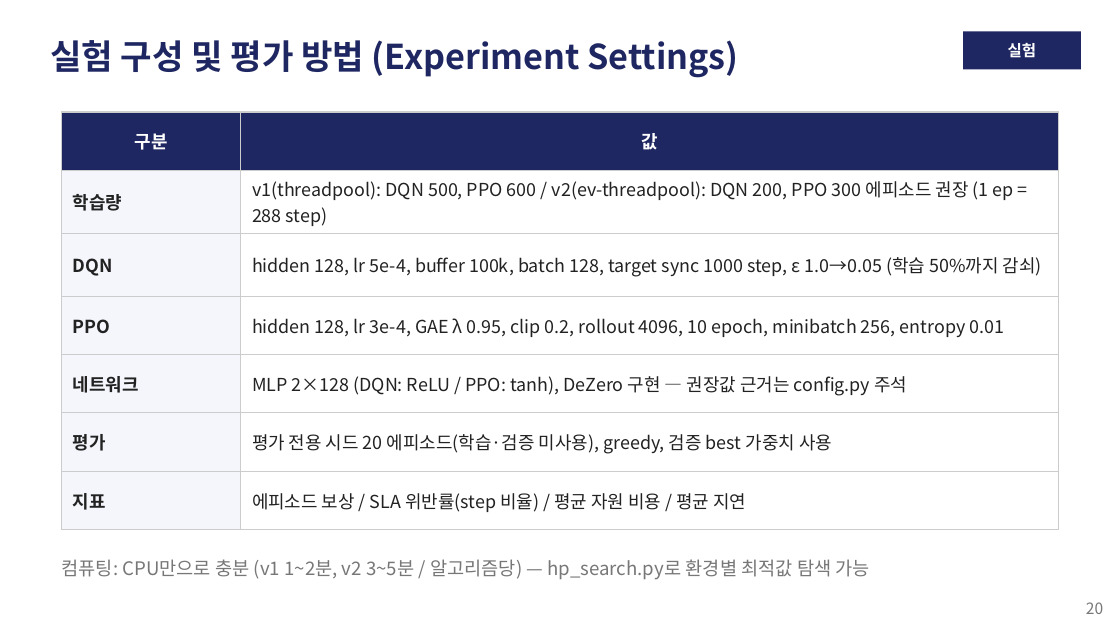
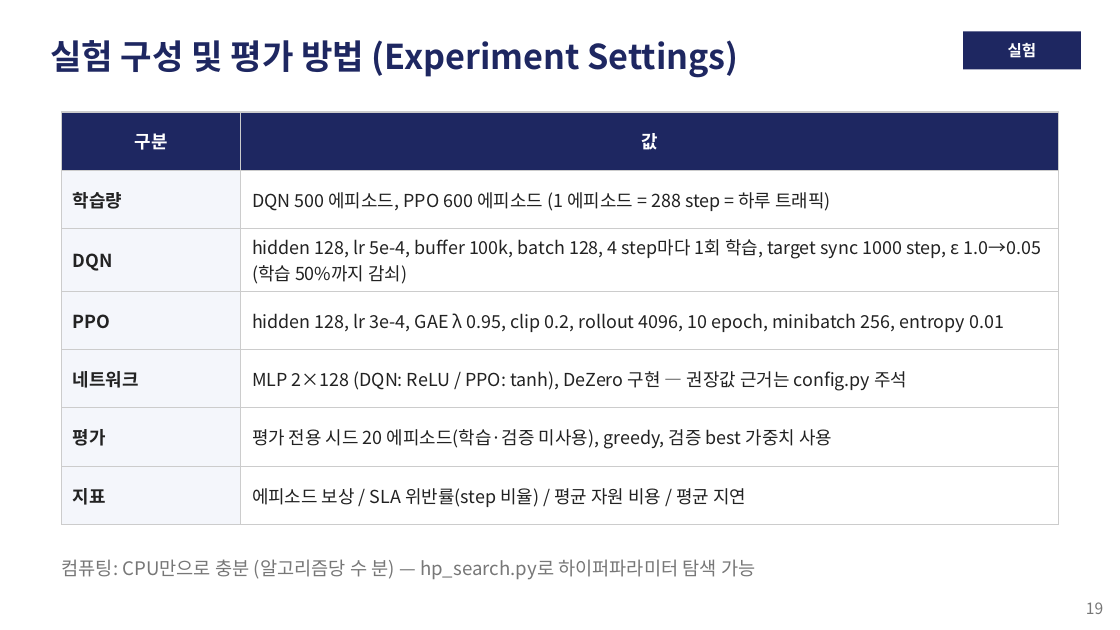
Before and after one commit to zzangdol1029/reinforce, a slide deck: slide 19 of autoscaling-rl/autoscaling_rl_발표.pptx (slide 20 before the commit). Drawn at 1120x630 pixels with LibreOffice and Linux fonts; fonts in the diff are those of the drawing. Boxes give left, top, right and bottom in pixels: in the first picture for what was removed or moved away, otherwise in the second. Text is boxed around its words. In the diff, an @@ line names an element or a change of style, - is before the commit and + after.

Commit message:
Refactor training loop in DQN agent to implement batch learning frequency; update presentation materials and results analysis
- Adjusted DQN training to perform learning every 4 steps for improved efficiency.
- Updated presentation slides with refined content and new results from the ev-threadpool environment.
- Added new result files for DQN and PPO algorithms, including learning curves and behavior comparisons.
- Revised summary CSV files to reflect updated performance metrics for different policies.
- Enhanced clarity in presentation text and structure for better audience understanding.

```diff
--- a/autoscaling-rl/autoscaling_rl_발표.pptx
+++ b/autoscaling-rl/autoscaling_rl_발표.pptx
@@ table at (62,112,1058,511) @@
-row 2, column 2: v1(threadpool): DQN 500, PPO 600 / v2(ev-threadpool): DQN 200, PPO 300 에피소드 권장 (1 ep = 288 step)
+row 2, column 2: DQN 500 에피소드, PPO 600 에피소드 (1 에피소드 = 288 step = 하루 트래픽)
-row 3, column 2: hidden 128, lr 5e-4, buffer 100k, batch 128, target sync 1000 step, ε 1.0→0.05 (학습 50%까지 감쇠)
+row 3, column 2: hidden 128, lr 5e-4, buffer 100k, batch 128, 4 step마다 1회 학습, target sync 1000 step, ε 1.0→0.05 (학습 50%까지 감쇠)
@@ text at (62,559,755,580): text changed @@
-컴퓨팅: CPU만으로 충분 (v1 1~2분, v2 3~5분 / 알고리즘당) — hp_search.py로 환경별 최적값 탐색 가능
+컴퓨팅: CPU만으로 충분 (알고리즘당 수 분) — hp_search.py로 하이퍼파라미터 탐색 가능
@@ text at (1086,602,1103,614): text changed @@
-20
+19
```
Also in this commit, not shown: 19 other slides changed, 1 slide added, 4 slides removed, 37 other files.
